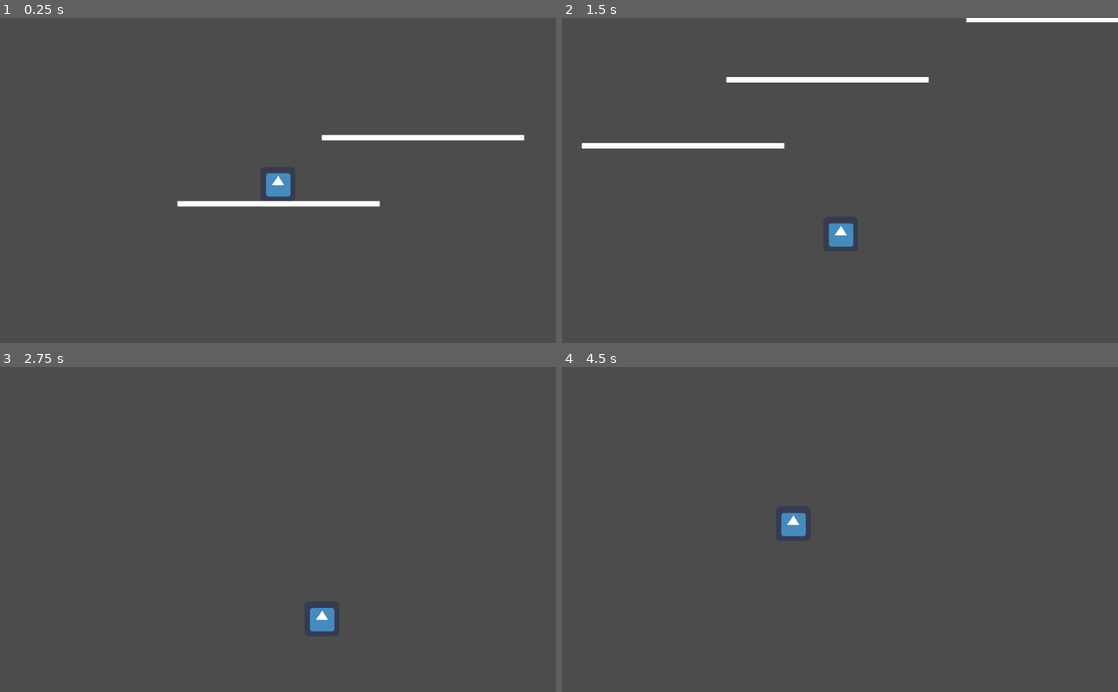
Above: before the commit, frames 1-4 (two rows, left to right).
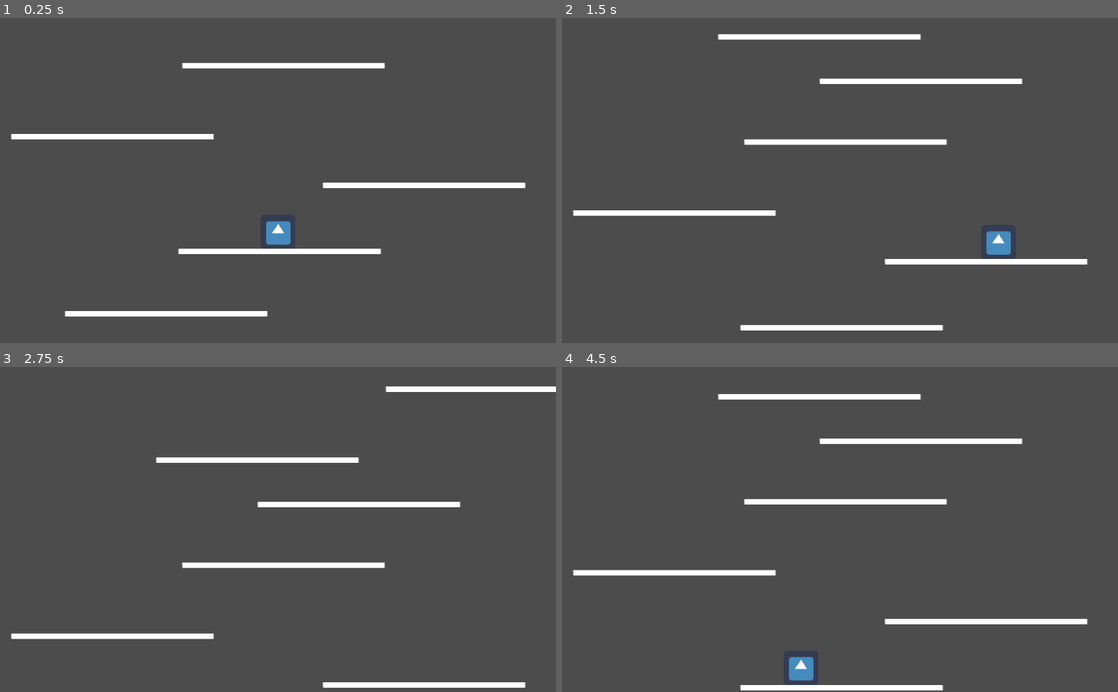
Above: after the commit, the same moments.

Repository: joshmossas/godot-infinite-jumper
Game: Godot game, scene res://scenes/main_scene.tscn
Same seed, same stepped clock (60 frames per second), same inputs: the game is played once before the commit and once after it. The engine's default icon, where the game draws it, is replaced by a stand-in: a white triangle on a blue panel in a dark square.
Inputs:
- Up to frame 1 (0.25 s): no input
- Up to frame 2 (1.5 s): hold Right (ui_right) 0.53-1.28 s; tap Space (ui_select) at 0.77 s; hold Left (ui_left) from 1.28 s (still down)
- Up to frame 3 (2.75 s): tap Space (ui_select) at 1.52 s; release Left (ui_left) at 2.03 s; hold Right (ui_right) from 2.03 s (still down)
- Up to frame 4 (4.5 s): tap Space (ui_select) at 3.02, 3.77 s; release Right (ui_right) at 3.53 s; hold Left (ui_left) from 3.53 s (still down)

The runs differ from the first frame. In frame 1, 5.3% of the frame differs, in the area x 1-95%, y 13-92%; in frame 2, 5.6%, in the area x 1-100%, y 0-97%; in frame 3, 4.1%; in frame 4, 4.6%.

Commit message:
finalize initial implementation

Diff:
--- a/entities/Floor.tscn
+++ b/entities/Floor.tscn
@@ -5,7 +5,8 @@
 [sub_resource type="RectangleShape2D" id=1]
 extents = Vector2( 186, 5.5 )
 
-[node name="StaticBody2D" type="StaticBody2D"]
+[node name="WhiteFloor" type="StaticBody2D"]
+collision_layer = 2
 
 [node name="WhiteSquare" type="Sprite" parent="."]
 scale = Vector2( 1.46289, 0.0390625 )
@@ -14,3 +15,4 @@
 [node name="CollisionShape2D" type="CollisionShape2D" parent="."]
 position = Vector2( 0, 0.5 )
 shape = SubResource( 1 )
+one_way_collision = true
--- /dev/null
+++ b/entities/KillBox.gd
@@ -0,0 +1,21 @@
+extends Area2D
+
+
+# Declare member variables here. Examples:
+# var a = 2
+# var b = "text"
+
+
+# Called when the node enters the scene tree for the first time.
+func _ready():
+	pass # Replace with function body.
+
+
+# Called every frame. 'delta' is the elapsed time since the previous frame.
+#func _process(delta):
+#	pass
+
+
+func _on_Area2D_body_entered(body:Node):
+	get_tree().reload_current_scene()
+	pass # Replace with function body.
--- /dev/null
+++ b/entities/KillBox.tscn
@@ -0,0 +1,15 @@
+[gd_scene load_steps=3 format=2]
+
+[ext_resource path="res://entities/KillBox.gd" type="Script" id=1]
+
+[sub_resource type="RectangleShape2D" id=1]
+extents = Vector2( 908.5, 65.75 )
+
+[node name="Area2D" type="Area2D"]
+collision_layer = 4
+script = ExtResource( 1 )
+
+[node name="CollisionShape2D" type="CollisionShape2D" parent="."]
+shape = SubResource( 1 )
+
+[connection signal="body_entered" from="." to="." method="_on_Area2D_body_entered"]
--- a/entities/Player.gd
+++ b/entities/Player.gd
@@ -9,8 +9,9 @@
 var SLOPE_STOP = 64
 var velocity = Vector2()
 var move_speed = 5 * 96
-var gravity = 1200
-var jump_velocity = -720
+var gravity = 4000
+var jump_velocity = -1200
+var is_grounded = false
 
 
 # Called when the node enters the scene tree for the first time.
@@ -21,11 +22,21 @@
 # Called every frame. 'delta' is the elapsed time since the previous frame.
 func _physics_process(delta):
 	get_input()
+	detect_ground()
 	velocity.y += gravity * delta
 	velocity = move_and_slide(velocity, UP, SLOPE_STOP)
 	pass;
 
+func detect_ground():
+	var raycastLeft = get_node("FloorDetectorLeft") as RayCast2D
+	var raycastCenter = get_node("FloorDetectorCenter") as RayCast2D
+	var raycastRight = get_node("FloorDetectorRight") as RayCast2D
+	is_grounded = raycastLeft.is_colliding() || raycastCenter.is_colliding() || raycastRight.is_colliding()
+	pass
+
 func _input(event):
+	if !is_grounded:
+		return
 	if event.is_action_pressed("ui_select"):
 		velocity.y = jump_velocity
 
--- a/entities/Player.tscn
+++ b/entities/Player.tscn
@@ -7,6 +7,7 @@
 extents = Vector2( 31.5, 31.5 )
 
 [node name="Player" type="KinematicBody2D"]
+collision_mask = 7
 script = ExtResource( 2 )
 
 [node name="Sprite" type="Sprite" parent="."]
@@ -16,6 +17,17 @@
 position = Vector2( 0.5, -0.5 )
 shape = SubResource( 1 )
 
-[node name="Camera2D" type="Camera2D" parent="."]
-current = true
-smoothing_enabled = true
+[node name="FloorDetectorLeft" type="RayCast2D" parent="."]
+position = Vector2( -30, 31 )
+enabled = true
+collision_mask = 2
+
+[node name="FloorDetectorCenter" type="RayCast2D" parent="."]
+position = Vector2( 0, 30 )
+enabled = true
+collision_mask = 2
+
+[node name="FloorDetectorRight" type="RayCast2D" parent="."]
+position = Vector2( 31, 30 )
+enabled = true
+collision_mask = 2
--- /dev/null
+++ b/scenes/SceneMover.gd
@@ -0,0 +1,24 @@
+extends Node2D
+
+
+# Declare member variables here. Examples:
+# var a = 2
+# var b = "text"
+var UP = Vector2(0, -1)
+var move_speed = -100
+var velocity = Vector2()
+
+# Called when the node enters the scene tree for the first time.
+func _ready():
+	pass # Replace with function body.
+
+
+# Called every frame. 'delta' is the elapsed time since the previous frame.
+func _process(delta):
+	pass
+
+func _physics_process(delta):
+	position.y += move_speed * delta;
+	if move_speed < 200.0:
+		move_speed += -5 * delta;
+	pass
--- /dev/null
+++ b/scenes/main_scene.gd
@@ -0,0 +1,27 @@
+extends Node2D
+
+
+# Declare member variables here. Examples:
+# var a = 2
+# var b = "text"
+
+
+# Called when the node enters the scene tree for the first time.
+func _ready():
+	pass # Replace with function body.
+
+# Called every frame. 'delta' is the elapsed time since the previous frame.
+#func _process(delta):
+#	pass
+
+var rng = RandomNumberGenerator.new()
+
+func randomXPosition():
+	return rng.randf_range(-400.0, 400.0)
+
+func _on_Area2D_body_exited(body:Node):
+	var currPosition = body.get('position') as Vector2
+	currPosition.y = currPosition.y - 1000
+	currPosition.x = randomXPosition()
+	body.set('position', currPosition)
+	pass # Replace with function body.
--- a/scenes/main_scene.tscn
+++ b/scenes/main_scene.tscn
@@ -1,18 +1,61 @@
-[gd_scene load_steps=3 format=2]
+[gd_scene load_steps=7 format=2]
 
 [ext_resource path="res://entities/Player.tscn" type="PackedScene" id=1]
 [ext_resource path="res://entities/Floor.tscn" type="PackedScene" id=2]
+[ext_resource path="res://entities/KillBox.tscn" type="PackedScene" id=3]
+[ext_resource path="res://scenes/SceneMover.gd" type="Script" id=4]
+[ext_resource path="res://scenes/main_scene.gd" type="Script" id=5]
+
+[sub_resource type="RectangleShape2D" id=1]
+extents = Vector2( 907.5, 461.75 )
 
 [node name="Node2D" type="Node2D"]
+script = ExtResource( 5 )
 
 [node name="Player" parent="." instance=ExtResource( 1 )]
-position = Vector2( 426, 458 )
 
-[node name="StaticBody2D" parent="." instance=ExtResource( 2 )]
-position = Vector2( 427, 509 )
+[node name="WhiteFloor2" parent="." instance=ExtResource( 2 )]
+position = Vector2( -206, 191 )
+
+[node name="StaticBody2D6" parent="." instance=ExtResource( 2 )]
+position = Vector2( 149, -379 )
+
+[node name="StaticBody2D7" parent="." instance=ExtResource( 2 )]
+position = Vector2( -38, -461 )
+
+[node name="StaticBody2D8" parent="." instance=ExtResource( 2 )]
+position = Vector2( 151, 317 )
+
+[node name="WhiteFloor" parent="." instance=ExtResource( 2 )]
+position = Vector2( 3, 76 )
 
 [node name="StaticBody2D2" parent="." instance=ExtResource( 2 )]
-position = Vector2( 693, 387 )
+position = Vector2( 269, -46 )
 
 [node name="StaticBody2D3" parent="." instance=ExtResource( 2 )]
-position = Vector2( 1135, 276 )
+position = Vector2( -305, -136 )
+
+[node name="StaticBody2D4" parent="." instance=ExtResource( 2 )]
+position = Vector2( 10, -267 )
+
+[node name="StaticBody2D5" parent="." instance=ExtResource( 2 )]
+position = Vector2( -257, 408 )
+
+[node name="Node2D" type="Node2D" parent="."]
+script = ExtResource( 4 )
+
+[node name="Camera2D" type="Camera2D" parent="Node2D"]
+current = true
+smoothing_enabled = true
+offset_v = -1.0
+
+[node name="KillBox" parent="Node2D" instance=ExtResource( 3 )]
+position = Vector2( 7, 514 )
+
+[node name="Area2D" type="Area2D" parent="Node2D"]
+
+[node name="CollisionShape2D" type="CollisionShape2D" parent="Node2D/Area2D"]
+position = Vector2( 3, -22 )
+shape = SubResource( 1 )
+
+[connection signal="body_exited" from="Node2D/Area2D" to="." method="_on_Area2D_body_exited"]
Not shown, changed: icon.png.import
